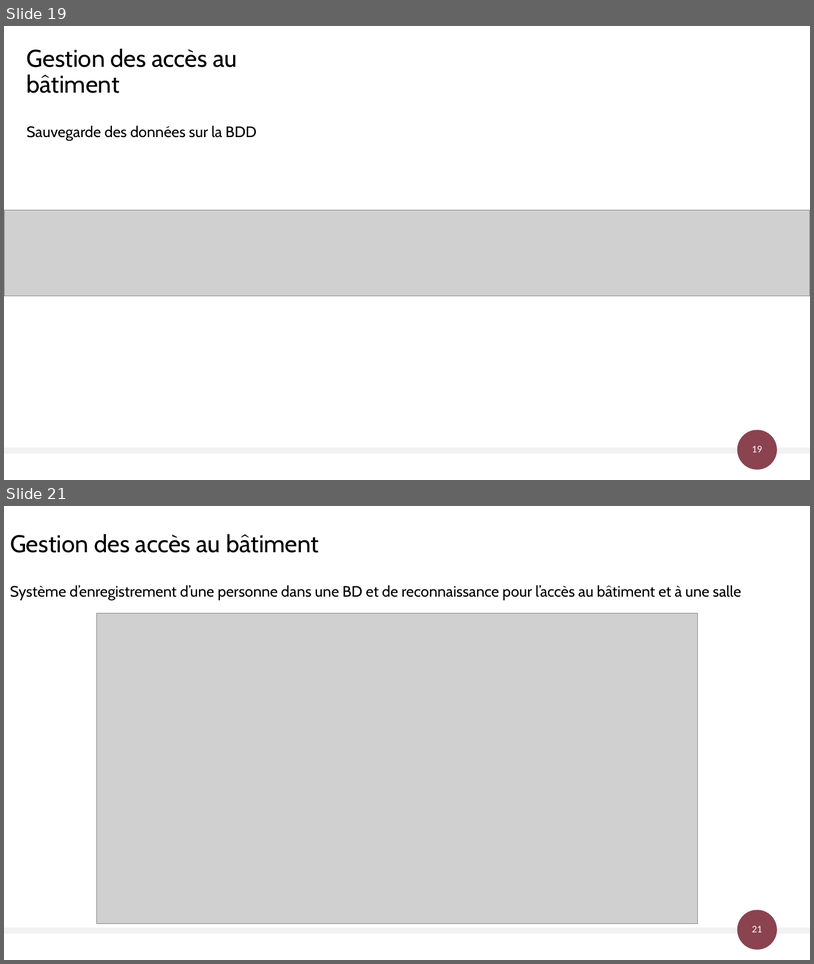
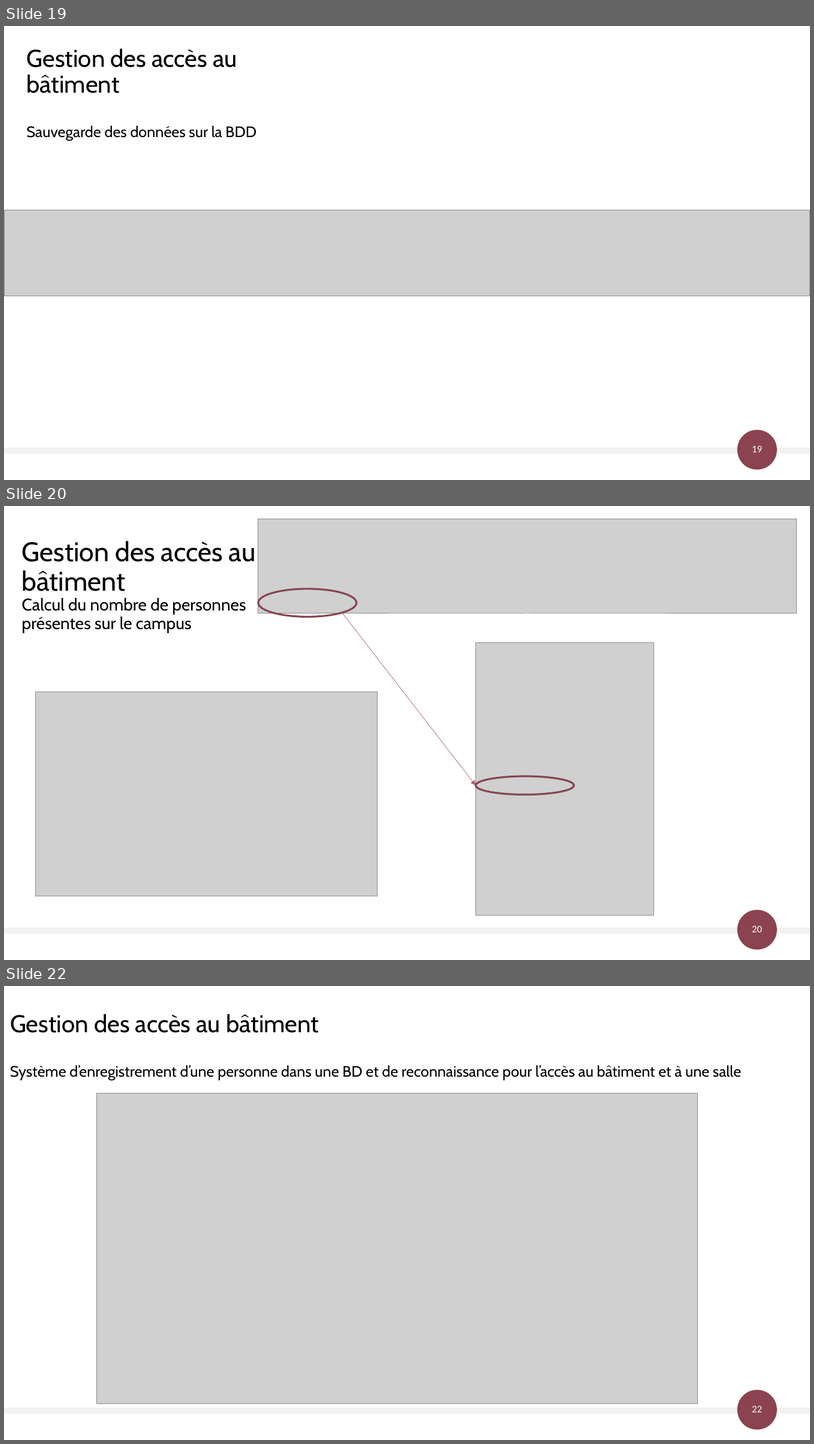
Before and after one commit to AlexandreSaxemard/GestionAccesBatiment, a slide deck: Docs/Gestion des accès au bâtiment.pptx. Shown one above the other, each under a label of ours: slides 19 and 21 before the commit, slides 19, 20 and 22 after it; the slides between them are not shown. The pictures are 814x964 and 814x1444 pixels, drawn with LibreOffice and Linux fonts; fonts in the diff are those of the drawing; grey boxes stand for pictures. Boxes give left, top, right and bottom in pixels: in the first picture for what was removed or moved away, otherwise in the second. Text is boxed around its words. In the diff, an @@ line names an element or a change of style, - is before the commit and + after.

```diff
--- a/Docs/Gestion des accès au bâtiment.pptx
+++ b/Docs/Gestion des accès au bâtiment.pptx
@@ slide 20 added at bbox=[4, 506, 810, 960], background #FFFFFF; not listed: 3 template elements that a slide beside it also shows @@
@@ picture added at bbox=[258, 519, 798, 613] @@
@@ title added at bbox=[22, 541, 256, 633], 20 pt, text #000000 @@
+Gestion des accès au bâtiment
+Calcul du nombre de personnes présentes sur le campus
@@ ellipse added at bbox=[258, 589, 357, 617], outline #844751 2.25 pt @@
@@ arrow added from (342, 612) to (476, 786), #B2606E 0.5 pt @@
@@ picture added at bbox=[476, 643, 654, 915] @@
@@ picture added at bbox=[35, 692, 377, 895] @@
@@ ellipse added at bbox=[476, 776, 575, 794], outline #844751 2.25 pt @@
@@ what was slide 21 is now slide 22 @@
@@ page number at bbox=[752, 1405, 762, 1412]: text changed @@
-21
+22
```
Also in this commit, not shown: 8 slides changed.
